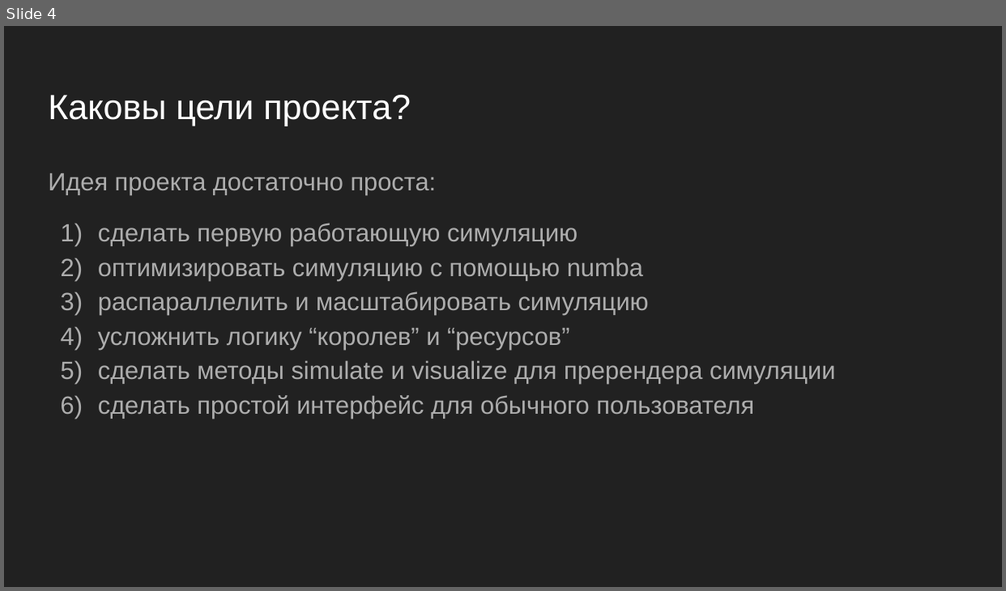
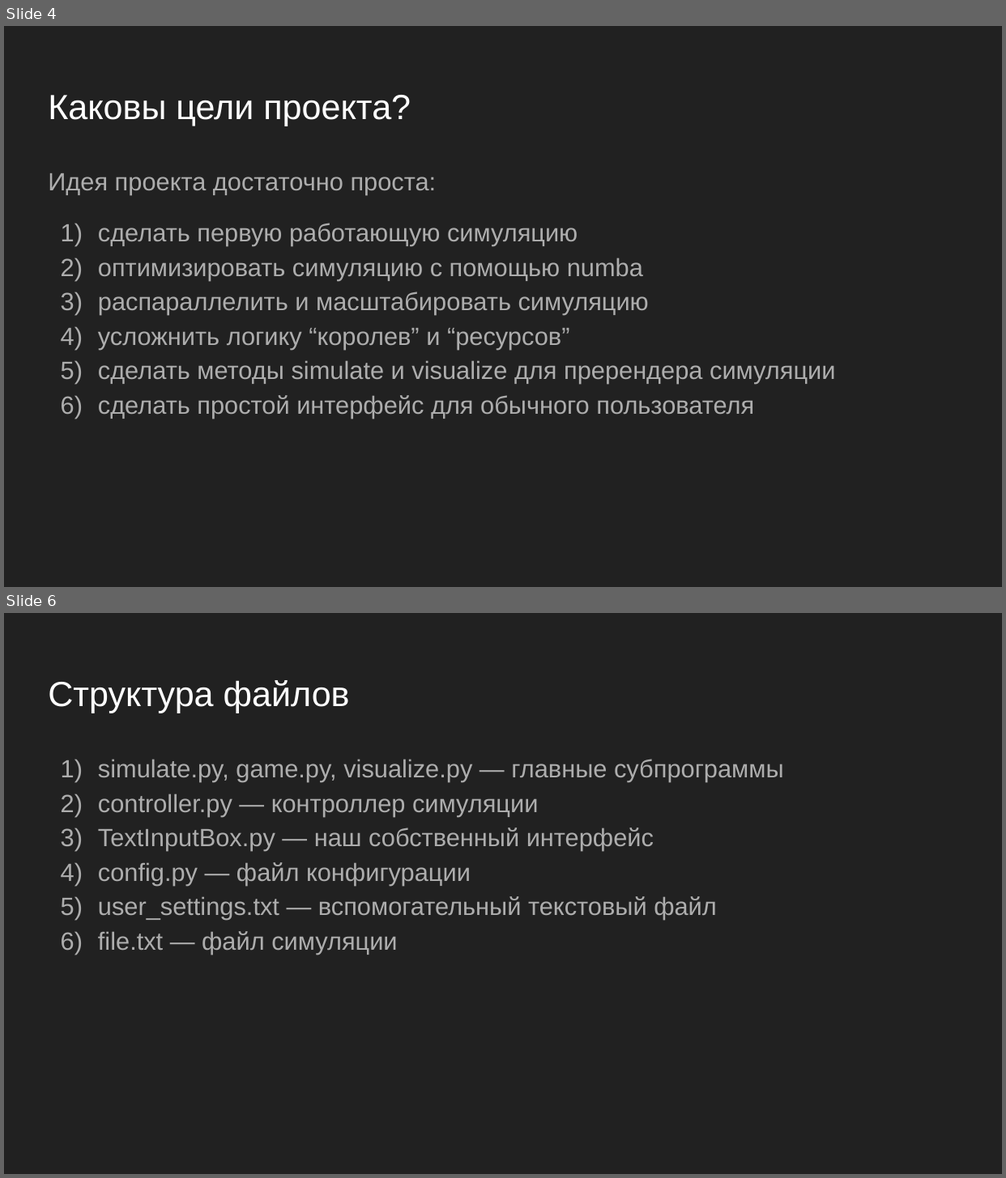
Before and after one commit to Marklzzz/ants, a slide deck: Роевой интеллект.pptx. Shown one above the other, each under a label of ours: slide 4 before the commit, slides 4 and 6 after it; the slides between them are not shown. The pictures are 1006x591 and 1006x1178 pixels, drawn with LibreOffice and Linux fonts; fonts in the diff are those of the drawing. Boxes give left, top, right and bottom in pixels: in the first picture for what was removed or moved away, otherwise in the second. Text is boxed around its words. In the diff, an @@ line names an element or a change of style, - is before the commit and + after.

```diff
--- a/Роевой интеллект.pptx
+++ b/Роевой интеллект.pptx
@@ slide 6 added at (x1=4, y1=613, x2=1002, y2=1174), background #212121 @@
@@ title added at (x1=48, y1=680, x2=350, y2=713), 25.2 pt, text #FFFFFF @@
+Структура файлов
@@ text added at (x1=98, y1=759, x2=784, y2=954), 18 pt, text #ADADAD @@
+1) simulate.py, game.py, visualize.py — главные субпрограммы
+2) controller.py — контроллер симуляции
+3) TextInputBox.py — наш собственный интерфейс
+4) config.py — файл конфигурации
+5) user_settings.txt — вспомогательный текстовый файл
+6) file.txt — файл симуляции
```
Also in this commit, not shown: 2 slides changed.
